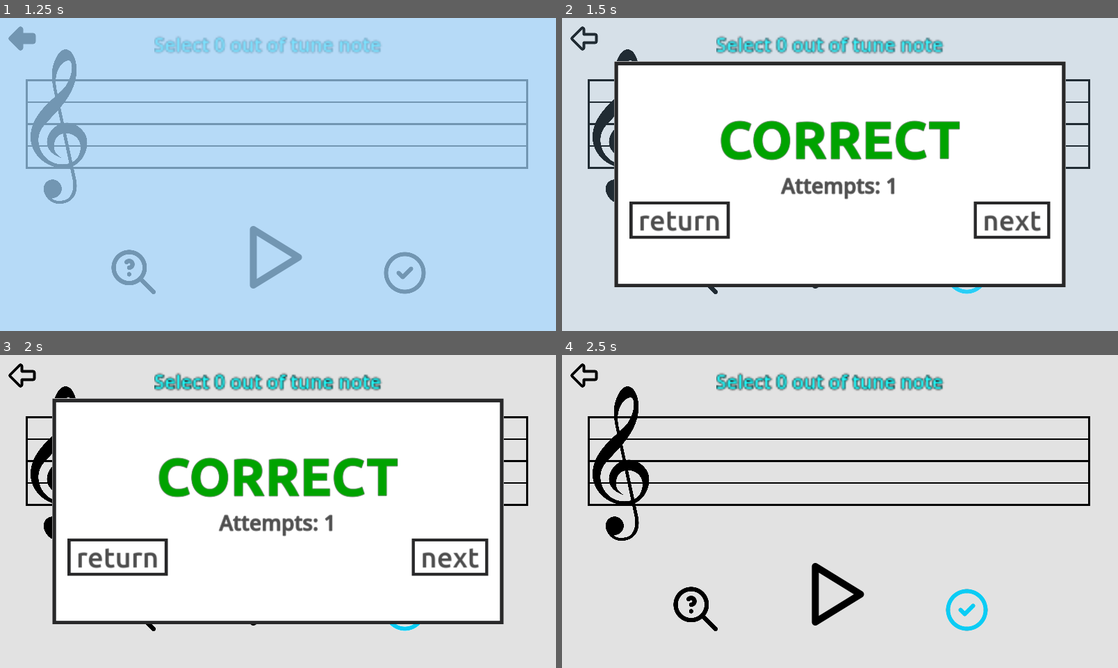
Above: before the commit, frames 1-4 (two rows, left to right).
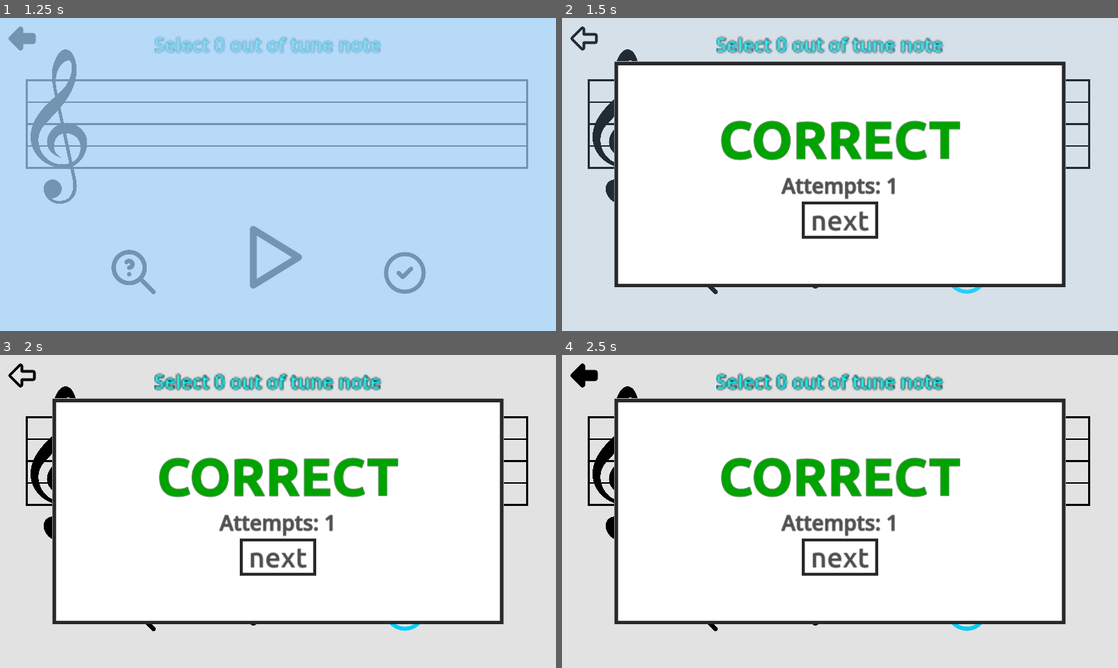
Above: after the commit, the same moments.

Repository: Sniggiho/COMP225-Reluna
Game: Godot game, scene res://Scenes/firstScene.tscn
The game is run twice, just before and just after one commit, with the same random seed, the same clock (stepped at 60 frames per second) and the same inputs.
Inputs (mouse positions are in pixels of both pictures, inside the frame that each line leads up to; where the layout moved, square brackets give the same spot in the first picture):
- Up to frame 1 (1.25 s): click (22, 39) at 0.5 s
- Up to frame 2 (1.5 s): click (967, 271) at 1.25 s
- Up to frame 3 (2 s): no input
- Up to frame 4 (2.5 s): click (584, 376) [678, 558] at 2 s

Frame 1 is identical in both runs. In frame 2, 3.2% of the frame differs, in the area x 12-88%, y 33-71%; in frame 3, 3.2%; in frame 4, 58%, in the area x 2-91%, y 3-86%.
Error in both runs: Invalid assignment of index '0' (on base: 'Array') with value of type 'bool'. (res://Scenes/LevelManager/LevelManager.gd:82)

Commit message:
added esacpe functionality, can only advance to next level if you get it right

Diff:
--- a/Project/Scenes/Feedback.gd
+++ b/Project/Scenes/Feedback.gd
@@ -4,7 +4,9 @@
 func _ready():
 	pass # Replace with function body.
 
-
+func _input(event):
+	if event.is_action_pressed("ui_cancel"):
+		SceneTransition.change_scene("res://Scenes/firstScene.tscn")
 # Called every frame. 'delta' is the elapsed time since the previous frame.
 func _process(delta):
 	pass
--- a/Project/Scenes/LevelManager/LevelManager.gd
+++ b/Project/Scenes/LevelManager/LevelManager.gd
@@ -128,8 +128,10 @@
 	var correctText = get_parent().find_child("Feedback").find_child("Correct")
 	var incorrectText = get_parent().find_child("Feedback").find_child("Incorrect")
 	var attemptText = get_parent().find_child('Feedback').find_child('Attempts')
-
-	## TODO
+	var returnButton = get_parent().find_child("Feedback").find_child("ReturnButton")
+	var nextButton = get_parent().find_child("Feedback").find_child("NextButton")
+
+	## if it is correct
 	if correct:
 		print("Yay you were correct!")
 		attempts = attempts + 1
@@ -137,12 +139,18 @@
 		attempts = 0
 		correctText.visible = true
 		incorrectText.visible = false
+		returnButton.visible = false
+		nextButton.visible = true
+	## not correct
 	else:
 		attempts = attempts + 1
 		attemptText.text = "[center]Attempts: " + str(attempts)
 		print("Aw, you were incorrect :(")
 		incorrectText.visible = true
 		correctText.visible = false
+		returnButton.visible = true
+		nextButton.visible = false
+
 
 func getNoteCountBPM() -> Array:
 	return [numNotes, bpm]
--- a/Project/Scenes/Tutorial/tutorialScreen.gd
+++ b/Project/Scenes/Tutorial/tutorialScreen.gd
@@ -5,6 +5,11 @@
 	GLevelData.prevScene = "res://Scenes/Tutorial/tutorialScreen.tscn"
 	level1.grab_focus()
 
+## change to menu screen when the escape button is hit
+func _input(event):
+	if event.is_action_pressed("ui_cancel"):
+		SceneTransition.change_scene("res://Scenes/menuScreen.tscn")
+
 func _on_return_button_pressed():
 	SceneTransition.change_scene("res://Scenes/menuScreen.tscn")
 
--- a/Project/Scenes/Tutorial/tutorialScreen.tscn
+++ b/Project/Scenes/Tutorial/tutorialScreen.tscn
@@ -147,6 +147,7 @@
 offset_bottom = 986.0
 scale = Vector2(0.663342, 0.580939)
 focus_neighbor_left = NodePath("../Level12")
+focus_neighbor_top = NodePath("../Level12")
 texture_normal = ExtResource("3_ijbfe")
 texture_hover = ExtResource("4_5a2cc")
 texture_focused = ExtResource("4_5a2cc")
@@ -158,6 +159,7 @@
 offset_right = 256.0
 offset_bottom = 252.0
 scale = Vector2(0.423342, 0.423342)
+focus_neighbor_right = NodePath("../Level1")
 focus_neighbor_bottom = NodePath("../Level1")
 texture_normal = ExtResource("3_ijbfe")
 texture_hover = ExtResource("4_5a2cc")
--- a/Project/Scenes/Tutorial/tutorialScreen2.gd
+++ b/Project/Scenes/Tutorial/tutorialScreen2.gd
@@ -5,5 +5,10 @@
 	GLevelData.prevScene = "res://Scenes/Tutorial/tutorialScreen2.tscn"
 	level13.grab_focus()
 
+## change to menu screen when the escape button is hit
+func _input(event):
+	if event.is_action_pressed("ui_cancel"):
+		SceneTransition.change_scene("res://Scenes/Tutorial/tutorialScreen.tscn")
+
 func _on_return_button_pressed():
 	SceneTransition.change_scene("res://Scenes/Tutorial/tutorialScreen.tscn")
--- a/Project/Scenes/Tutorial/tutorialScreen2.tscn
+++ b/Project/Scenes/Tutorial/tutorialScreen2.tscn
@@ -144,8 +144,10 @@
 offset_right = 256.0
 offset_bottom = 252.0
 scale = Vector2(0.423342, 0.423342)
+focus_neighbor_right = NodePath("../Level13")
 focus_neighbor_bottom = NodePath("../Level13")
 texture_normal = ExtResource("3_cklu3")
 texture_hover = ExtResource("4_bw842")
+texture_focused = ExtResource("4_bw842")
 
 [connection signal="pressed" from="ReturnButton" to="." method="_on_return_button_pressed"]
--- a/Project/Scenes/firstScene.gd
+++ b/Project/Scenes/firstScene.gd
@@ -2,12 +2,17 @@
 
 @onready var playButton = $PlayButton
 var attempts
+var firstFocused = false
 func _ready():
 	playButton.grab_focus()
 
+## change to previous scene when escape button is hit
+func _input(event):
+	if event.is_action_pressed("ui_cancel"):
+		SceneTransition.change_scene(GLevelData.prevScene)
+
 func _on_play_button_pressed():
 	$MusicStaff.playBar.play()
-
 func numAttempts() -> int:
 
 	return 1
--- a/Project/Scenes/firstScene.tscn
+++ b/Project/Scenes/firstScene.tscn
@@ -167,6 +167,7 @@
 icon_alignment = 1
 
 [node name="NextButton" type="Button" parent="Feedback/PanelContainer/CenterContainer/MarginContainer/VBoxContainer/HBoxContainer"]
+visible = false
 layout_mode = 2
 theme_type_variation = &"popupButtons"
 text = " next "
--- a/Project/Scenes/menuScreen.gd
+++ b/Project/Scenes/menuScreen.gd
@@ -1,5 +1,14 @@
 extends Node2D
 
+@onready var playButton = $PlayButton
+
+func _ready():
+	pass
+
+
+func _input(event):
+	if event.is_action_pressed('ui_left') or event.is_action_pressed('ui_right') or event.is_action_pressed('ui_down') or event.is_action_pressed('ui_up'):
+		playButton.grab_focus()
 
 func _on_menu_button_pressed():
 	SceneTransition.change_scene("res://Scenes/Tutorial/tutorialScreen.tscn")
--- a/Project/Scenes/menuScreen.tscn
+++ b/Project/Scenes/menuScreen.tscn
@@ -1,7 +1,9 @@
-[gd_scene load_steps=3 format=3 uid="uid://djhc22rfbysqm"]
+[gd_scene load_steps=4 format=3 uid="uid://djhc22rfbysqm"]
 
 [ext_resource type="Script" path="res://Scenes/menuScreen.gd" id="1_2n4jg"]
 [ext_resource type="Theme" uid="uid://dhkx10rwrne4u" path="res://projectTheme.tres" id="2_2whrt"]
+
+[sub_resource type="StyleBoxEmpty" id="StyleBoxEmpty_nc82v"]
 
 [node name="menuScreen" type="Node2D"]
 script = ExtResource("1_2n4jg")
@@ -22,6 +24,7 @@
 offset_bottom = 594.0
 theme = ExtResource("2_2whrt")
 theme_type_variation = &"menuButton"
+theme_override_styles/focus = SubResource("StyleBoxEmpty_nc82v")
 text = "play"
 flat = true
 icon_alignment = 1
--- a/Project/projectTheme.tres
+++ b/Project/projectTheme.tres
@@ -54,6 +54,7 @@
 feedback/fonts/normal_font = ExtResource("1_l4cr8")
 menuButton/base_type = &"Button"
 menuButton/colors/font_color = Color(0.305882, 0.305882, 0.305882, 1)
+menuButton/colors/font_focus_color = Color(0.0431373, 0.8, 0.956863, 1)
 menuButton/colors/font_hover_color = Color(0.0431373, 0.8, 0.956863, 1)
 menuButton/font_sizes/font_size = 80
 menuButton/fonts/font = ExtResource("1_q22qy")
